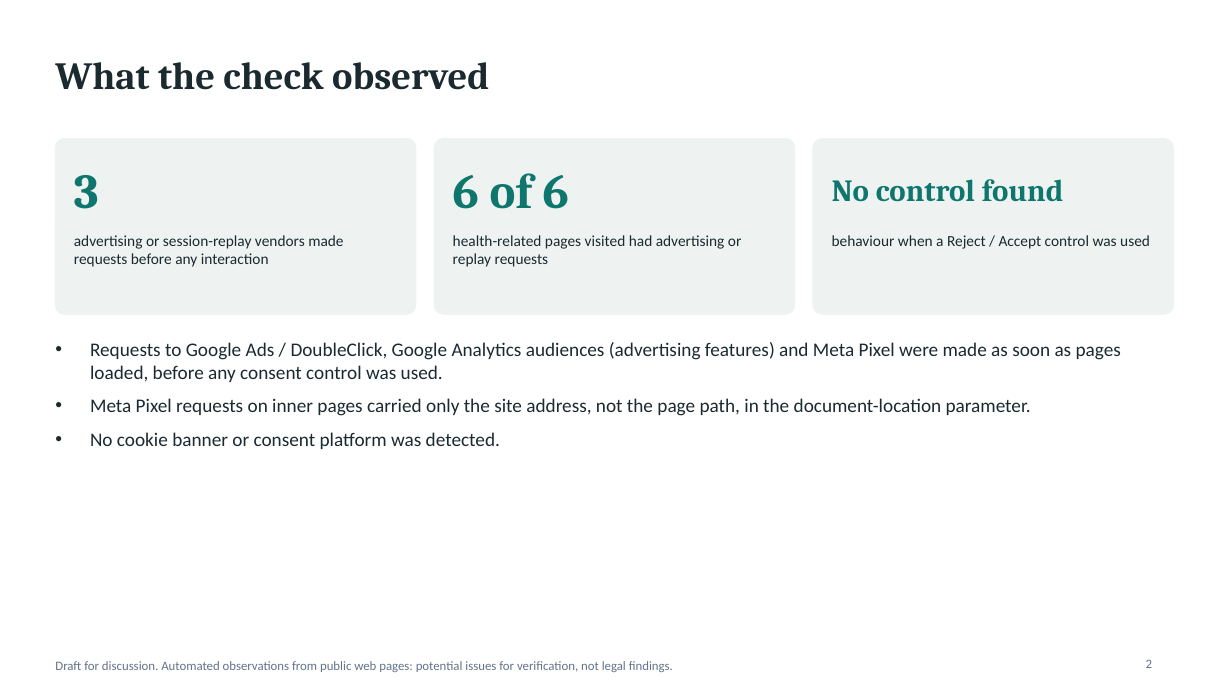
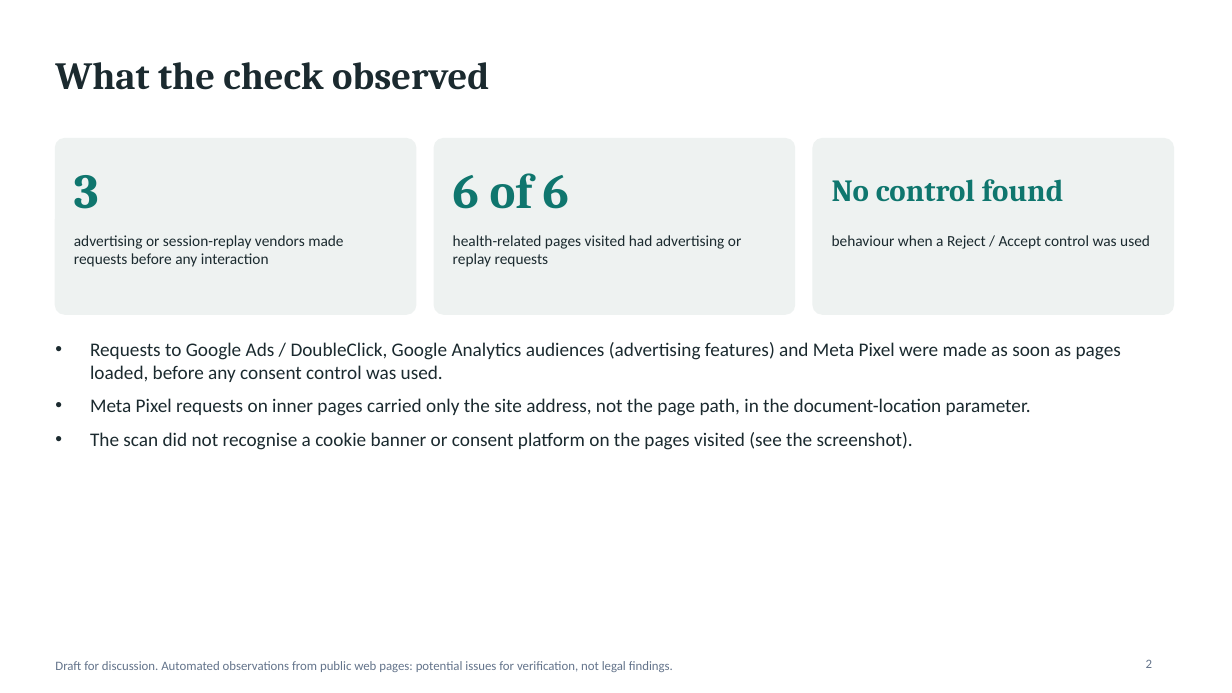
Before and after one commit to tkscott-ai/Pixel_Tracking, a slide deck: slide 2 of for_sending/Suncorp - briefing for discussion.pptx. Drawn at 1232x693 pixels with LibreOffice and Linux fonts; fonts in the diff are those of the drawing. Boxes give left, top, right and bottom in pixels: in the first picture for what was removed or moved away, otherwise in the second. Text is boxed around its words. In the diff, an @@ line names an element or a change of style, - is before the commit and + after.

```diff
--- a/for_sending/Suncorp - briefing for discussion.pptx
+++ b/for_sending/Suncorp - briefing for discussion.pptx
@@ text at box(90, 432, 913, 450): text changed @@
-• No cookie banner or consent platform was detected.
+• The scan did not recognise a cookie banner or consent platform on the pages visited (see the screenshot).
```
Also in this commit, not shown: 1 other slide changed, 45 other files.
